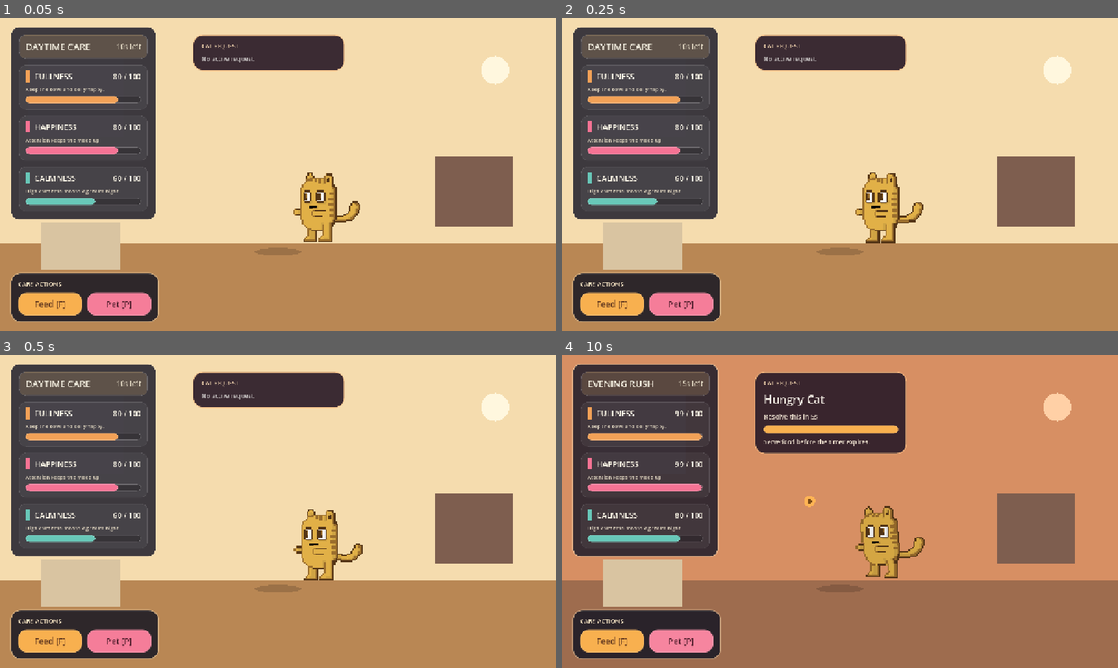
Above: before the commit, frames 1-4 (two rows, left to right).
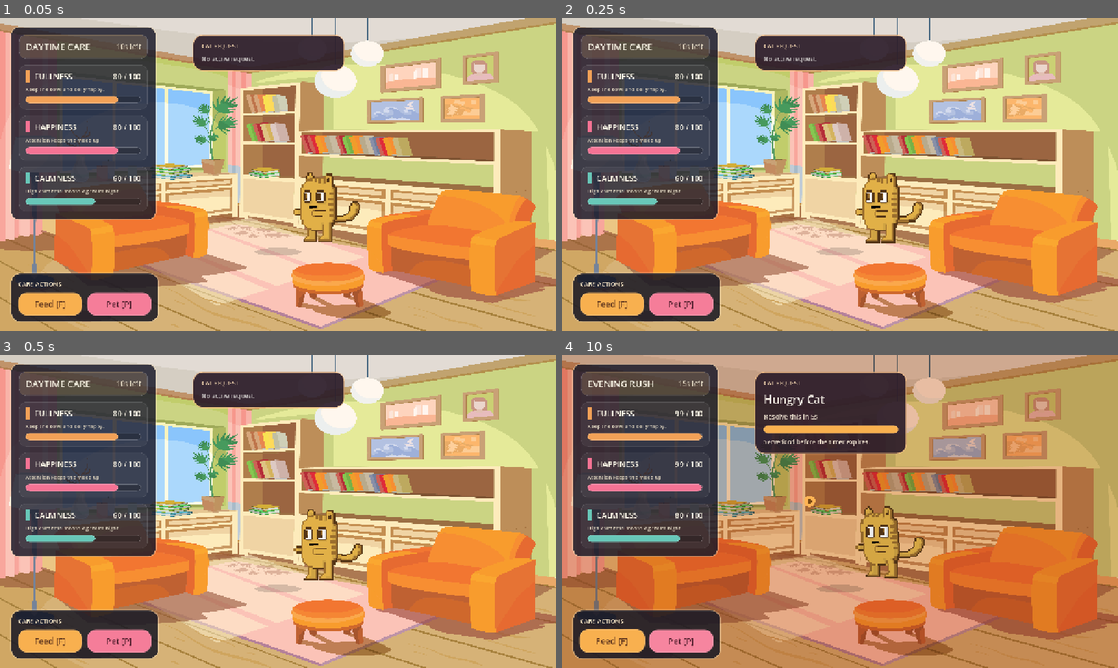
Above: after the commit, the same moments.

Repository: smiguelnet/cat-chaos
Game: Godot game, scene res://scenes/main/Main.tscn
Two runs of this game, one before a commit and one after it. Both use one fixed random seed, a clock stepped at 60 frames per second and the inputs below. Sound files missing from this copy of the repository are replaced by a short silence.
Inputs:
- Up to frame 1 (0.05 s): no input
- Up to frame 2 (0.25 s): no input
- Up to frame 3 (0.5 s): no input
- Up to frame 4 (10 s): click "Feed [F]" at 0.5 s; click "Pet [P]" at 1.25 s; click "Feed [F]" at 2 s; click "Pet [P]" at 2.75 s; click "Feed [F]" at 3.5 s; click "Pet [P]" at 4.25 s; hold F (feed) 5.03-5.78 s; tap P (pet) at 5.3, 5.85, 6.8, 7.35, 8.3, 8.85, 9.8 s; tap F (feed) at 6.05, 7.55, 9.05 s; hold F (feed) 6.53-7.28 s; hold F (feed) 8.03-8.78 s; hold F (feed) from 9.53 s (still down)

The runs differ from the first frame. In frame 1, 64% of the frame differs, in the area x 0-100%, y 0-100%; in frame 2, 63%; in frame 3, 63%; in frame 4, 64%.

Commit message:
feat: add room background image and enhance environment visuals with pulsing buttons

Diff:
--- a/scenes/environment/Environment.tscn
+++ b/scenes/environment/Environment.tscn
@@ -6,6 +6,10 @@
 [node name="Environment" type="Node2D"]
 script = ExtResource("1")
 
+[node name="BackgroundSprite" type="Sprite2D" parent="."]
+centered = false
+z_index = -10
+
 [node name="BackgroundMusic" type="AudioStreamPlayer" parent="."]
 stream = ExtResource("2")
 volume_db = -7.0
--- a/scripts/actors/cat.gd
+++ b/scripts/actors/cat.gd
@@ -16,6 +16,7 @@
 
 const BASE_SPRITE_POSITION := Vector2(0, -8)
 const BASE_SPRITE_SCALE := Vector2(3.2, 3.2)
+const MEOW_REPEAT_INTERVAL := 1.8
 
 @onready var sprite: Sprite2D = $Sprite
 @onready var meow_player: AudioStreamPlayer = $MeowPlayer
@@ -25,6 +26,7 @@
 var active_request_type: StringName = &""
 var sleep_result: StringName = &""
 var animation_time: float = 0.0
+var meow_cooldown: float = 0.0
 
 func _ready() -> void:
 	set_process(true)
@@ -33,6 +35,7 @@
 
 func _process(delta: float) -> void:
 	animation_time += delta
+	_update_meow_loop(delta)
 	_update_visuals()
 	queue_redraw()
 
@@ -43,6 +46,8 @@
 	if current_phase == TICK_SYSTEM.PHASE_NIGHT:
 		mood = &"FURIOUS" if sleep_result == SLEEP_EVALUATOR.RESULT_DISTURBED_SLEEP else &"SLEEPING"
 	active_request_type = &"" if state.active_request == null else state.active_request["type"]
+	if active_request_type == &"":
+		meow_cooldown = 0.0
 	_update_visuals()
 	queue_redraw()
 
@@ -53,27 +58,35 @@
 		sleep_result = &""
 	elif to_phase == TICK_SYSTEM.PHASE_NIGHT:
 		mood = &"SLEEPING"
+		meow_cooldown = 0.0
+		if meow_player != null and meow_player.playing:
+			meow_player.stop()
 	_update_visuals()
 	queue_redraw()
 
 func on_request_generated(request_type: StringName, _time_remaining: int) -> void:
 	active_request_type = request_type
 	mood = &"REQUESTING"
-	if meow_player != null:
-		meow_player.stop()
-		meow_player.play()
+	meow_cooldown = 0.0
+	_play_meow()
 	_update_visuals()
 	queue_redraw()
 
 func on_request_completed(_request_type: StringName) -> void:
 	active_request_type = &""
 	mood = &"SATISFIED"
+	meow_cooldown = 0.0
+	if meow_player != null and meow_player.playing:
+		meow_player.stop()
 	_update_visuals()
 	queue_redraw()
 
 func on_request_failed(_request_type: StringName) -> void:
 	active_request_type = &""
 	mood = &"UPSET"
+	meow_cooldown = 0.0
+	if meow_player != null and meow_player.playing:
+		meow_player.stop()
 	_update_visuals()
 	queue_redraw()
 
@@ -143,6 +156,21 @@
 	sprite.modulate = sprite_modulate
 	sprite.flip_h = active_request_type == &"ATTENTION"
 
+func _update_meow_loop(delta: float) -> void:
+	if active_request_type == &"" or current_phase == TICK_SYSTEM.PHASE_NIGHT:
+		return
+
+	meow_cooldown -= delta
+	if meow_cooldown <= 0.0:
+		_play_meow()
+		meow_cooldown = MEOW_REPEAT_INTERVAL
+
+func _play_meow() -> void:
+	if meow_player == null:
+		return
+	meow_player.stop()
+	meow_player.play()
+
 func _draw() -> void:
 	var shadow_alpha := 0.16 if current_phase != TICK_SYSTEM.PHASE_NIGHT else 0.24
 	var shadow_position := Vector2(0, 98)
--- a/scripts/actors/environment.gd
+++ b/scripts/actors/environment.gd
@@ -3,7 +3,9 @@
 
 const TICK_SYSTEM = preload("res://systems/tick_system.gd")
 const SLEEP_EVALUATOR = preload("res://systems/sleep_evaluator.gd")
+const ROOM_BACKGROUND_PATH := "res://assets/sprites/environment/room.jpg"
 
+@onready var background_sprite: Sprite2D = $BackgroundSprite
 @onready var background_music: AudioStreamPlayer = $BackgroundMusic
 
 var current_phase: StringName = TICK_SYSTEM.PHASE_DAY
@@ -11,9 +13,11 @@
 var request_failed_flash: bool = false
 
 func _ready() -> void:
+	_load_background_texture()
 	if background_music != null:
 		background_music.finished.connect(_on_background_music_finished)
 	_update_music_state()
+	_update_background_visuals()
 	queue_redraw()
 
 func apply_state(state) -> void:
@@ -21,6 +25,7 @@
 	if state.phase != TICK_SYSTEM.PHASE_EVENING:
 		request_failed_flash = false
 	_update_music_state()
+	_update_background_visuals()
 	queue_redraw()
 
 func on_phase_changed(_from_phase: StringName, to_phase: StringName) -> void:
@@ -29,6 +34,7 @@
 	if to_phase != TICK_SYSTEM.PHASE_NIGHT:
 		last_sleep_result = &""
 	_update_music_state()
+	_update_background_visuals()
 	queue_redraw()
 
 func on_request_failed(_request_type: StringName) -> void:
@@ -60,32 +66,66 @@
 	if not background_music.playing:
 		background_music.play()
 
-func _draw() -> void:
+func _load_background_texture() -> void:
+	if background_sprite == null or not FileAccess.file_exists(ROOM_BACKGROUND_PATH):
+		return
+
+	var image := Image.load_from_file(ROOM_BACKGROUND_PATH)
+	if image == null or image.is_empty():
+		return
+
+	background_sprite.texture = ImageTexture.create_from_image(image)
+	_fit_background_to_viewport()
+
+func _fit_background_to_viewport() -> void:
+	if background_sprite == null or background_sprite.texture == null:
+		return
+
 	var viewport_size := get_viewport_rect().size
-	var sky_color := Color("f5dcae")
-	var floor_color := Color("b98754")
-	var accent_color := Color("f8efcf")
+	var texture_size := background_sprite.texture.get_size()
+	if texture_size.x <= 0.0 or texture_size.y <= 0.0:
+		return
+
+	background_sprite.position = Vector2.ZERO
+	background_sprite.scale = Vector2(
+		viewport_size.x / texture_size.x,
+		viewport_size.y / texture_size.y
+	)
+
+func _update_background_visuals() -> void:
+	if background_sprite == null:
+		return
+
+	_fit_background_to_viewport()
 
 	match current_phase:
 		TICK_SYSTEM.PHASE_DAY:
-			sky_color = Color("f5dcae")
-			floor_color = Color("b98754")
-			accent_color = Color("fff7de")
+			background_sprite.modulate = Color(1.0, 1.0, 1.0, 1.0)
 		TICK_SYSTEM.PHASE_EVENING:
-			sky_color = Color("d78f63")
-			floor_color = Color("9e6c4e")
-			accent_color = Color("ffd0a6")
+			background_sprite.modulate = Color(0.92, 0.80, 0.72, 1.0)
 		TICK_SYSTEM.PHASE_NIGHT:
-			sky_color = Color("34435d")
-			floor_color = Color("516072")
-			accent_color = Color("f7dd93")
+			background_sprite.modulate = Color(0.54, 0.60, 0.78, 0.98)
 
-	draw_rect(Rect2(Vector2.ZERO, viewport_size), sky_color, true)
-	draw_rect(Rect2(0, viewport_size.y * 0.72, viewport_size.x, viewport_size.y * 0.28), floor_color, true)
-	draw_rect(Rect2(64, 92, 220, 180), Color(1.0, 1.0, 1.0, 0.18), true)
-	draw_circle(Vector2(viewport_size.x - 140, 120), 32.0, accent_color)
-	draw_rect(Rect2(viewport_size.x - 280, 320, 180, 160), Color("7e5e4f"), true)
-	draw_rect(Rect2(96, 470, 180, 110), Color("d9c4a1"), true)
+func _draw() -> void:
+	var viewport_size := get_viewport_rect().size
+	var fallback_color := Color("f5dcae")
+	var phase_overlay := Color(1, 1, 1, 0.0)
+
+	match current_phase:
+		TICK_SYSTEM.PHASE_DAY:
+			fallback_color = Color("f5dcae")
+			phase_overlay = Color(1.0, 0.98, 0.9, 0.08)
+		TICK_SYSTEM.PHASE_EVENING:
+			fallback_color = Color("d78f63")
+			phase_overlay = Color(0.84, 0.58, 0.42, 0.16)
+		TICK_SYSTEM.PHASE_NIGHT:
+			fallback_color = Color("34435d")
+			phase_overlay = Color(0.10, 0.16, 0.30, 0.34)
+
+	if background_sprite == null or background_sprite.texture == null:
+		draw_rect(Rect2(Vector2.ZERO, viewport_size), fallback_color, true)
+
+	draw_rect(Rect2(Vector2.ZERO, viewport_size), phase_overlay, true)
 
 	if request_failed_flash:
 		draw_rect(Rect2(Vector2.ZERO, viewport_size), Color(1.0, 0.56, 0.56, 0.12), true)
--- a/ui/ui_root.gd
+++ b/ui/ui_root.gd
@@ -4,6 +4,9 @@
 const REQUEST_PANEL_SCRIPT = preload("res://ui/request_panel.gd")
 const SLEEP_RESULT_PANEL_SCRIPT = preload("res://ui/sleep_result_panel.gd")
 const TICK_SYSTEM = preload("res://systems/tick_system.gd")
+const ACTION_PULSE_SPEED := 3.2
+const ACTION_PULSE_SCALE := 0.06
+const ACTION_PULSE_BRIGHTNESS := 0.10
 
 signal feed_requested
 signal pet_requested
@@ -19,10 +22,12 @@
 var action_panel: PanelContainer
 var ambiance_top: ColorRect
 var ambiance_bottom: ColorRect
+var pulse_time: float = 0.0
 
 func _ready() -> void:
 	set_anchors_preset(Control.PRESET_FULL_RECT)
 	mouse_filter = Control.MOUSE_FILTER_PASS
+	set_process(true)
 
 	ambiance_top = ColorRect.new()
 	ambiance_top.set_anchors_preset(Control.PRESET_TOP_WIDE)
@@ -96,6 +101,11 @@
 	pet_button = _create_action_button("Pet [P]", Color(0.96, 0.49, 0.60), Color(0.35, 0.14, 0.20))
 	pet_button.pressed.connect(_on_pet_button_pressed)
 	button_box.add_child(pet_button)
+
+func _process(delta: float) -> void:
+	pulse_time += delta
+	_update_button_pulse(feed_button, _should_pulse_button(&"FOOD"))
+	_update_button_pulse(pet_button, _should_pulse_button(&"ATTENTION"))
 
 func apply_state(state) -> void:
 	current_state = state
@@ -143,11 +153,13 @@
 func _on_feed_button_pressed() -> void:
 	if feed_button.disabled:
 		return
+	_reset_button_pulse(feed_button)
 	feed_requested.emit()
 
 func _on_pet_button_pressed() -> void:
 	if pet_button.disabled:
 		return
+	_reset_button_pulse(pet_button)
 	pet_requested.emit()
 
 func _update_buttons(phase: StringName) -> void:
@@ -156,6 +168,9 @@
 	pet_button.disabled = not enabled
 	_set_button_enabled_style(feed_button, enabled, Color(0.97, 0.69, 0.31), Color(0.41, 0.24, 0.13))
 	_set_button_enabled_style(pet_button, enabled, Color(0.96, 0.49, 0.60), Color(0.35, 0.14, 0.20))
+	if not enabled:
+		_reset_button_pulse(feed_button)
+		_reset_button_pulse(pet_button)
 
 func _update_ambiance(phase: StringName) -> void:
 	if phase == TICK_SYSTEM.PHASE_DAY:
@@ -172,6 +187,7 @@
 	var button := Button.new()
 	button.text = text
 	button.custom_minimum_size = Vector2(147, 52)
+	button.pivot_offset = button.custom_minimum_size * 0.5
 	button.add_theme_font_size_override("font_size", 19)
 	button.add_theme_color_override("font_color", text_color)
 	button.add_theme_color_override("font_hover_color", text_color)
@@ -189,6 +205,39 @@
 	else:
 		button.add_theme_color_override("font_color", Color(0.83, 0.84, 0.89))
 		button.add_theme_color_override("font_hover_color", Color(0.83, 0.84, 0.89))
+	_reset_button_pulse(button)
+
+func _update_button_pulse(button: Button, should_pulse: bool) -> void:
+	if button == null:
+		return
+	if button.disabled or not should_pulse:
+		_reset_button_pulse(button)
+		return
+
+	var pulse := (sin(pulse_time * TAU * 0.5 * ACTION_PULSE_SPEED) + 1.0) * 0.5
+	var scale_boost := 1.0 + ACTION_PULSE_SCALE * pulse
+	button.scale = Vector2(scale_boost, scale_boost)
+	button.modulate = Color(
+		1.0,
+		1.0,
+		1.0,
+		1.0
+	).lightened(ACTION_PULSE_BRIGHTNESS * pulse)
+
+func _should_pulse_button(request_type: StringName) -> bool:
+	if current_state == null:
+		return false
+	if current_state.phase != TICK_SYSTEM.PHASE_EVENING:
+		return false
+	if current_state.active_request == null:
+		return false
+	return current_state.active_request["type"] == request_type
+
+func _reset_button_pulse(button: Button) -> void:
+	if button == null:
+		return
+	button.scale = Vector2.ONE
+	button.modulate = Color.WHITE
 
 func _build_panel_style(bg: Color, border: Color, radius: int, width: int) -> StyleBoxFlat:
 	var style := StyleBoxFlat.new()
Binary file added: assets/sprites/environment/room.jpg
Not shown, added: assets/sprites/environment/room.jpg.import
Not shown, changed: export_presets.cfg
Not shown, removed: assets/sprites/environment/.gitkeep
